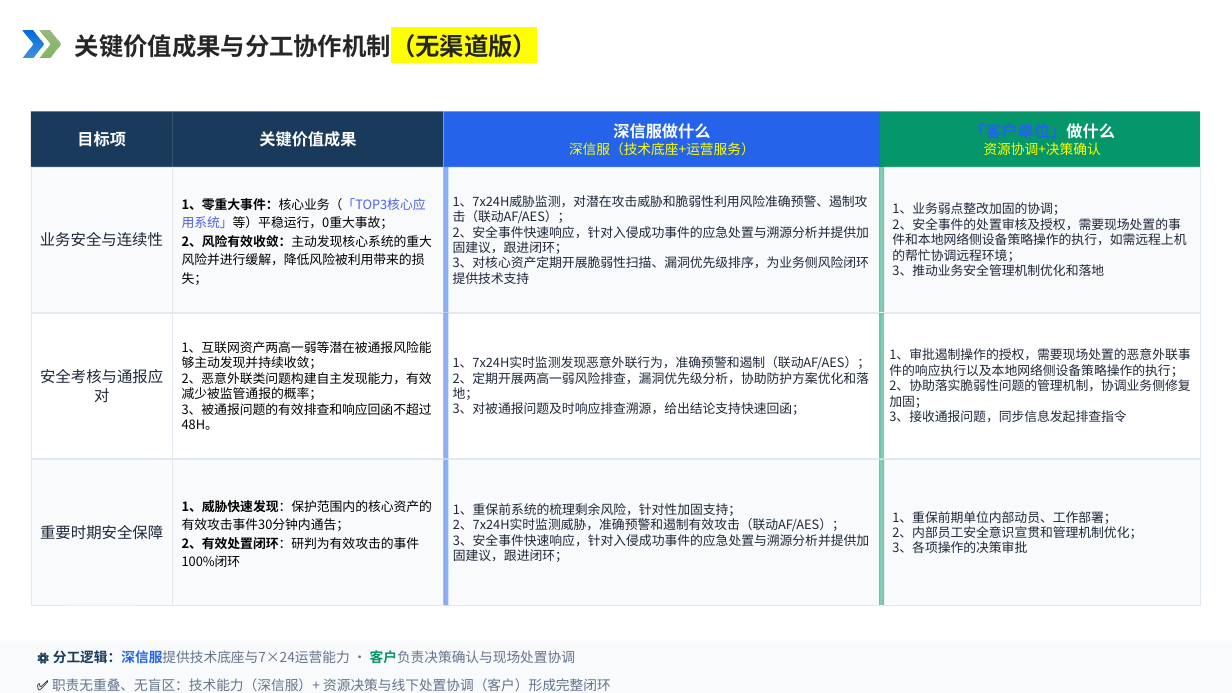
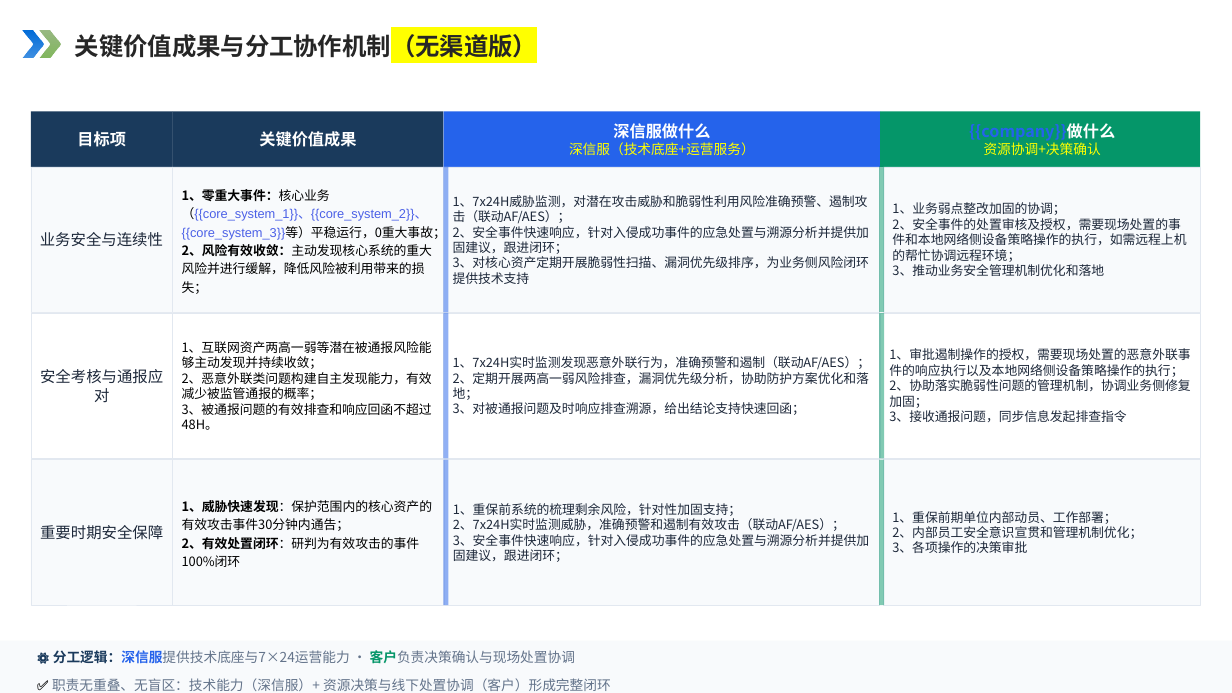
Before and after one commit to Xupai2022/report-generation, a slide deck: slide 6 of mss_ai_ppt_sample_assets/backend/data/templates/plus.pptx. Drawn at 1232x693 pixels with LibreOffice and Linux fonts; fonts in the diff are those of the drawing. Boxes give left, top, right and bottom in pixels: in the first picture for what was removed or moved away, otherwise in the second. Text is boxed around its words. In the diff, an @@ line names an element or a change of style, - is before the commit and + after.

```diff
--- a/mss_ai_ppt_sample_assets/backend/data/templates/plus.pptx
+++ b/mss_ai_ppt_sample_assets/backend/data/templates/plus.pptx
@@ text at (x1=969, y1=123, x2=1115, y2=141): text changed @@
-「客户单位」做什么
+{{company}}做什么
@@ text in rectangle at (x1=182, y1=189, x2=446, y2=239): text changed; font Noto Sans CJK SC to Arial; text colour #000000 to #4C61E7 @@
-1、零重大事件：核心业务（「TOP3核心应用系统」等）平稳运行，0重大事故；
+1、零重大事件：核心业务（{{core_system_1}}、{{core_system_2}}、{{core_system_3}}等）平稳运行，0重大事故；
```
Also in this commit, not shown: 4 other slides changed, 6 other files.
